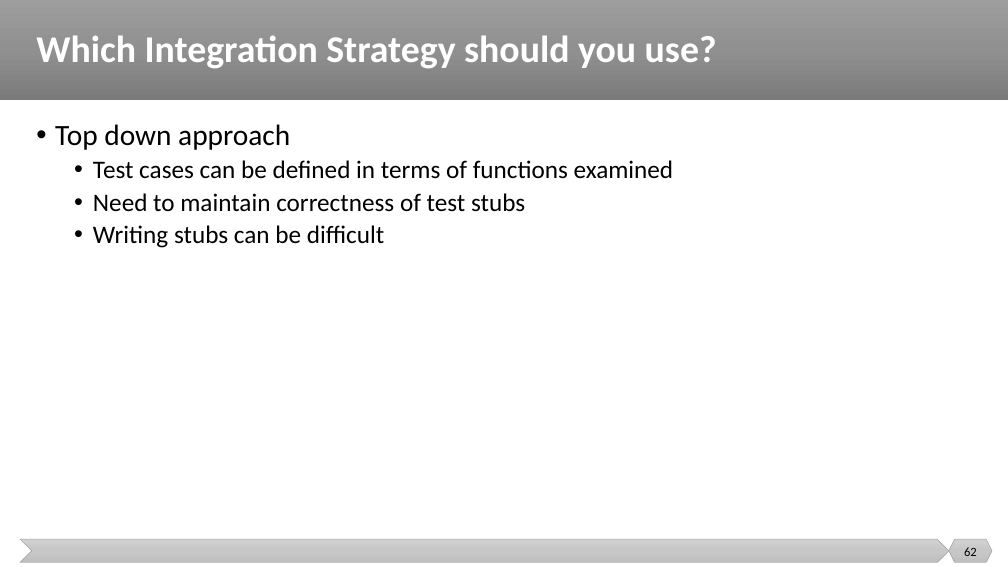
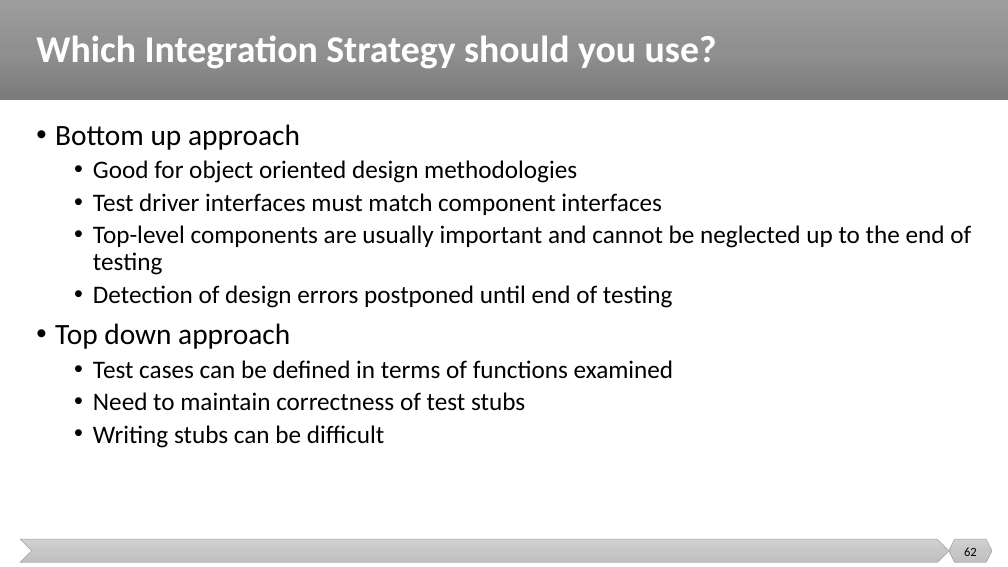
Before and after one commit to malenezi/malenezi, a slide deck: slide 62 of SE401/Lectures/8-Integration, System and Regression Testing/Integration Testing.pptx. Drawn at 1008x567 pixels with LibreOffice and Linux fonts; fonts in the diff are those of the drawing. Boxes give left, top, right and bottom in pixels: in the first picture for what was removed or moved away, otherwise in the second. Text is boxed around its words. In the diff, an @@ line names an element or a change of style, - is before the commit and + after.

```diff
--- a/SE401/Lectures/8-Integration, System and Regression Testing/Integration Testing.pptx
+++ b/SE401/Lectures/8-Integration, System and Regression Testing/Integration Testing.pptx
@@ text at [55,124,971,308]: paragraphs added @@
+• Bottom up approach
+  • Good for object oriented design methodologies
+  • Test driver interfaces must match component interfaces
+  • Top-level components are usually important and cannot be neglected up to the end of testing
+  • Detection of design errors postponed until end of testing
```
Also in this commit, not shown: 4 other slides changed, 1 other file.
